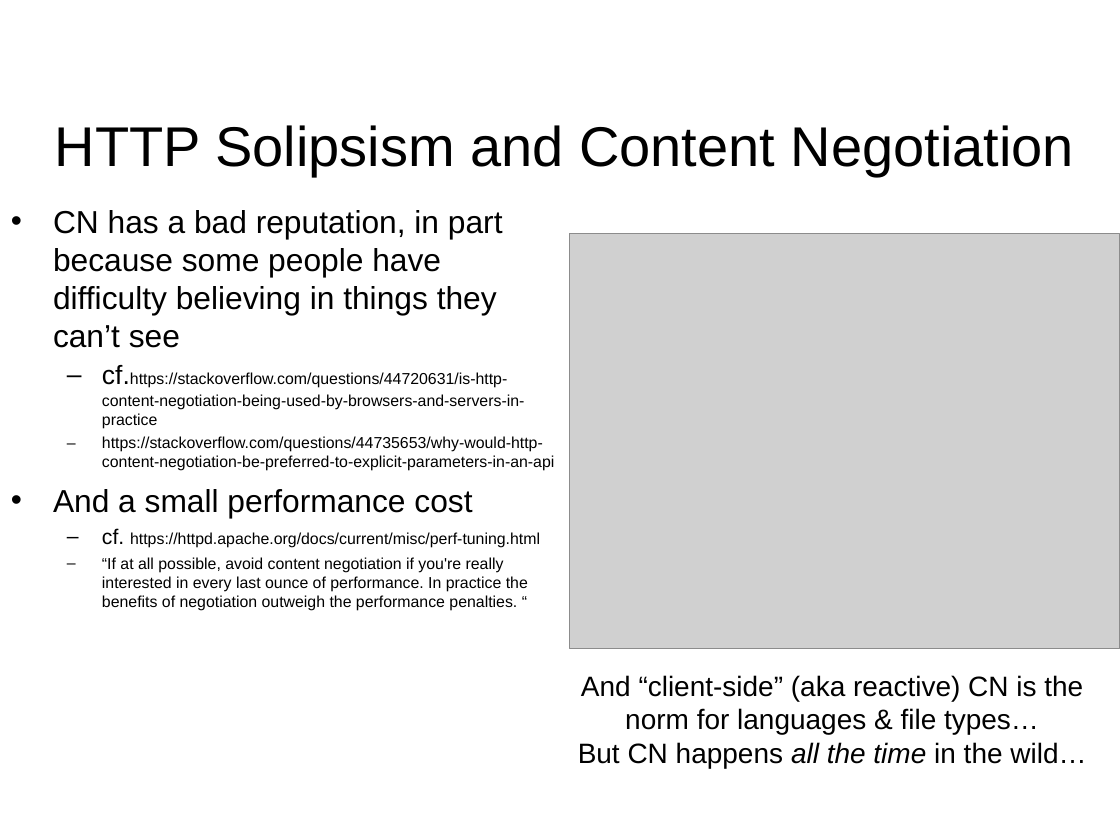
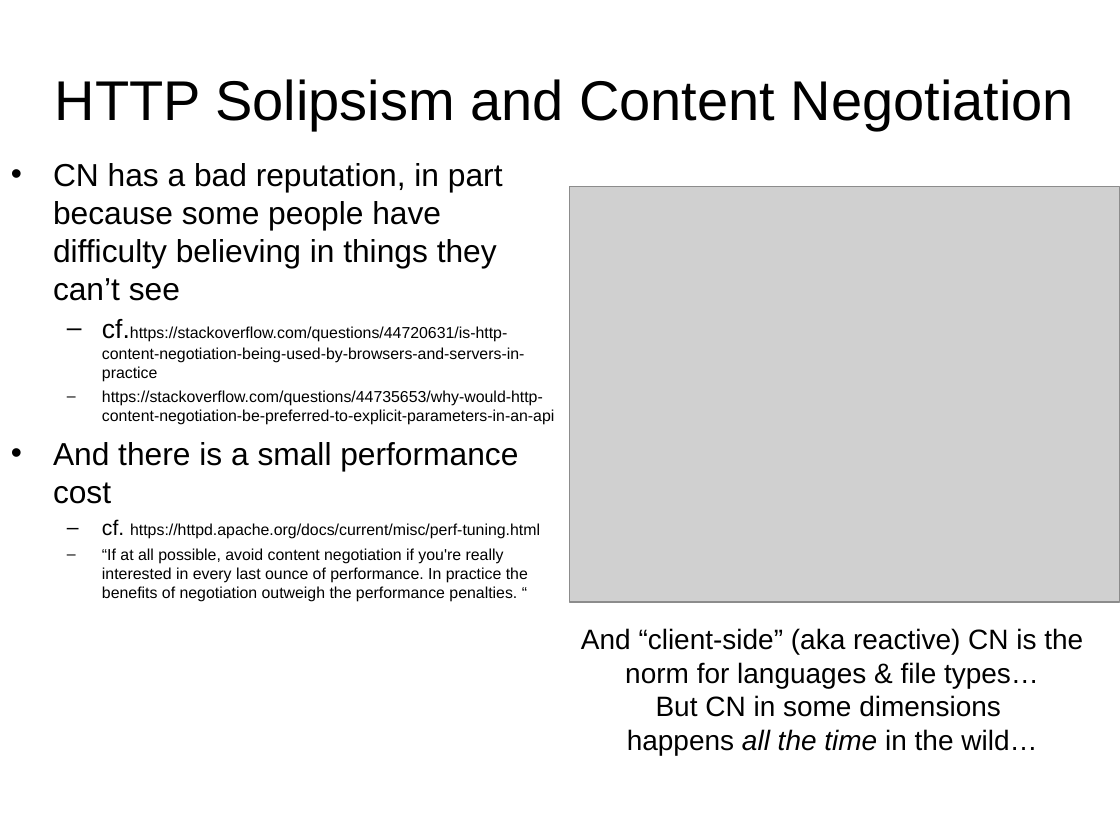
Before and after one commit to phonedude/cs531-f18, a slide deck: slide 8 of slides/week-09-content-negotiation.ppt. Drawn at 1120x840 pixels with LibreOffice and Linux fonts; fonts in the diff are those of the drawing; grey boxes stand for pictures. Boxes give left, top, right and bottom in pixels: in the first picture for what was removed or moved away, otherwise in the second. Text is boxed around its words. In the diff, an @@ line names an element or a change of style, - is before the commit and + after.

```diff
--- a/slides/week-09-content-negotiation.ppt
+++ b/slides/week-09-content-negotiation.ppt
@@ 1 picture, 1 text, 1 title: place and size @@
-1 picture, 1 text, 1 title at [53,125,1120,648]
+1 picture, 1 text, 1 title at [53,79,1120,603]
@@ text at [53,442,518,504]: text changed @@
-• And a small performance cost
+• And there is a small performance cost
@@ text "And “client-side” (aka reactive) CN ...": place and size @@
-text "And “client-side” (aka reactive) CN ..." at [578,675,1086,768]
+text "And “client-side” (aka reactive) CN ..." at [581,628,1083,755]
@@ text at [627,695,1037,755]: text changed @@
-But CN happens all the time in the wild…
+But CN in some dimensions
+happens all the time in the wild…
```
Also in this commit, not shown: 17 other slides changed, 1 slide added.
